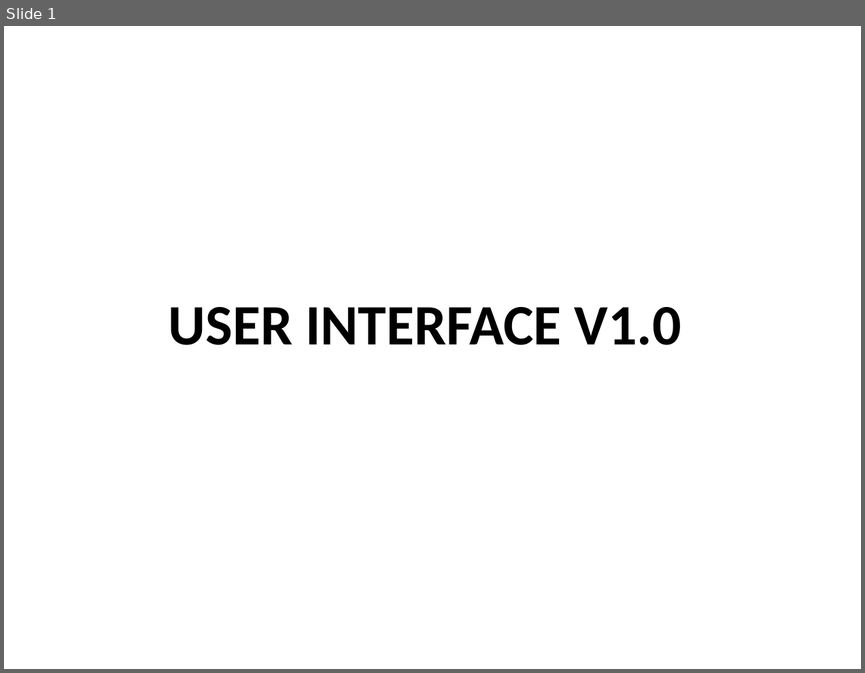
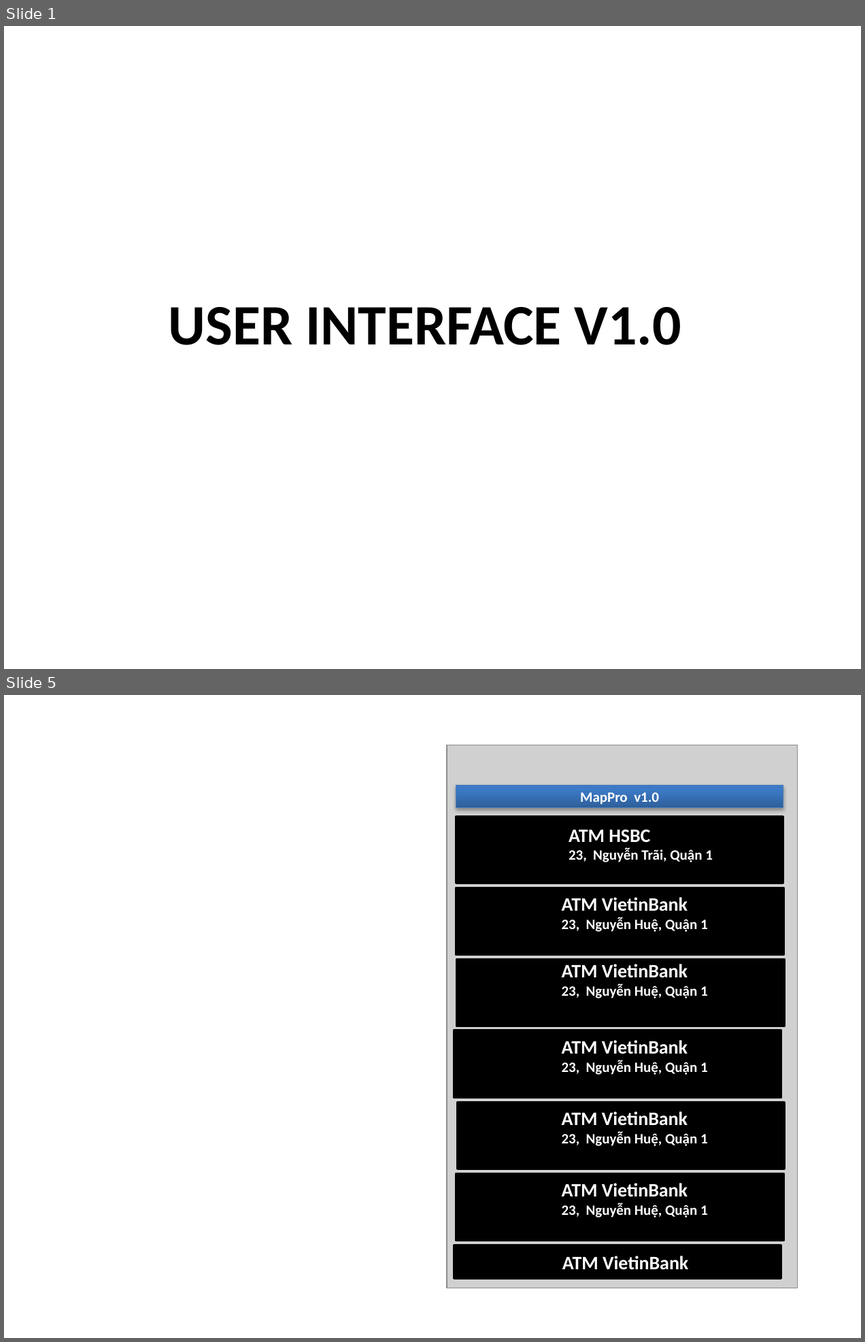
Before and after one commit to hungdien/google-map-api-and-map-on-android, a slide deck: Design/User Interface Design.pptx. Shown one above the other, each under a label of ours: slide 1 before the commit, slides 1 and 5 after it; the slides between them are not shown. The pictures are 865x673 and 865x1342 pixels, drawn with LibreOffice and Linux fonts; fonts in the diff are those of the drawing; grey boxes stand for pictures. Boxes give left, top, right and bottom in pixels: in the first picture for what was removed or moved away, otherwise in the second. Text is boxed around its words. In the diff, an @@ line names an element or a change of style, - is before the commit and + after.

```diff
--- a/Design/User Interface Design.pptx
+++ b/Design/User Interface Design.pptx
@@ slide 5 added at [4, 695, 861, 1338], background #FFFFFF @@
@@ picture added at [447, 745, 798, 1287] @@
@@ rectangle added at [456, 785, 783, 807], fill gradient #2F5F99 to #3D7CC7 to #3A7CCB, outline #4B7EBC 0.75 pt, 12 pt, text #FFFFFF, bold @@
+MapPro v1.0
@@ rectangle added at [456, 817, 783, 883], fill #000000, outline #000000 2 pt @@
@@ text added at [568, 829, 713, 862], 12 pt, text #FFFFFF, bold @@
+ATM HSBC
+23, Nguyễn Trãi, Quận 1
@@ rectangle added at [456, 888, 784, 955], fill #000000, outline #000000 2 pt @@
@@ text added at [562, 897, 708, 932], 12 pt, text #FFFFFF, bold @@
+ATM VietinBank
+23, Nguyễn Huệ, Quận 1
@@ rectangle added at [458, 959, 785, 1025], fill #000000, outline #000000 2 pt @@
@@ text added at [562, 964, 708, 998], 12 pt, text #FFFFFF, bold @@
+ATM VietinBank
+23, Nguyễn Huệ, Quận 1
@@ rectangle added at [454, 1030, 781, 1097], fill #000000, outline #000000 2 pt @@
@@ text added at [562, 1040, 708, 1074], 12 pt, text #FFFFFF, bold @@
+ATM VietinBank
+23, Nguyễn Huệ, Quận 1
@@ rectangle added at [458, 1102, 785, 1169], fill #000000, outline #000000 2 pt @@
@@ text added at [562, 1111, 708, 1146], 12 pt, text #FFFFFF, bold @@
+ATM VietinBank
+23, Nguyễn Huệ, Quận 1
@@ rectangle added at [456, 1173, 784, 1240], fill #000000, outline #000000 2 pt @@
@@ text added at [562, 1183, 708, 1217], 12 pt, text #FFFFFF, bold @@
+ATM VietinBank
+23, Nguyễn Huệ, Quận 1
@@ rectangle added at [454, 1245, 781, 1278], fill #000000, outline #000000 2 pt @@
@@ text added at [562, 1255, 688, 1270], 16 pt, text #FFFFFF, bold @@
+ATM VietinBank
```
Also in this commit, not shown: 1 slide changed, 2 other slides added.
